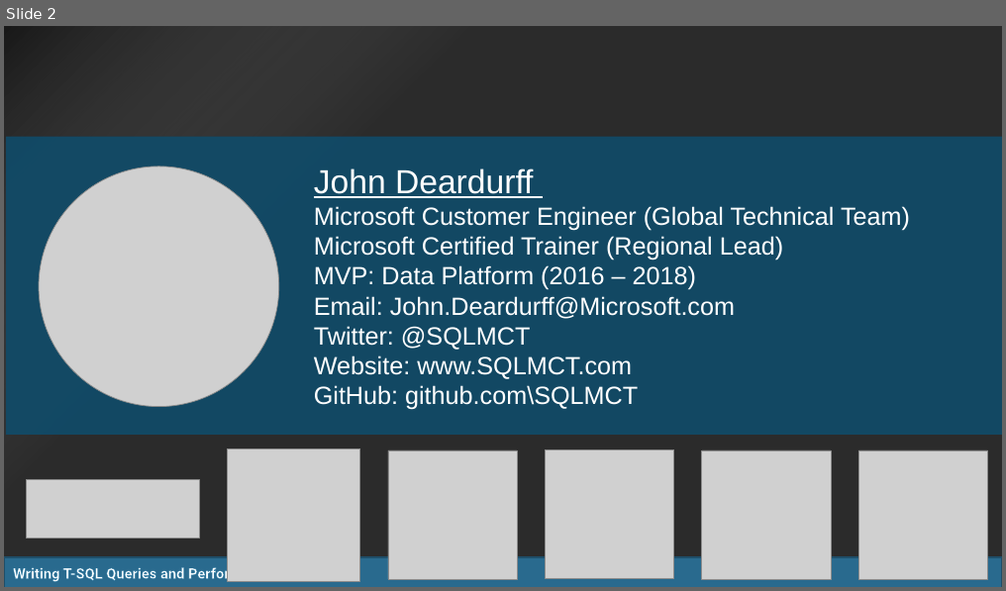
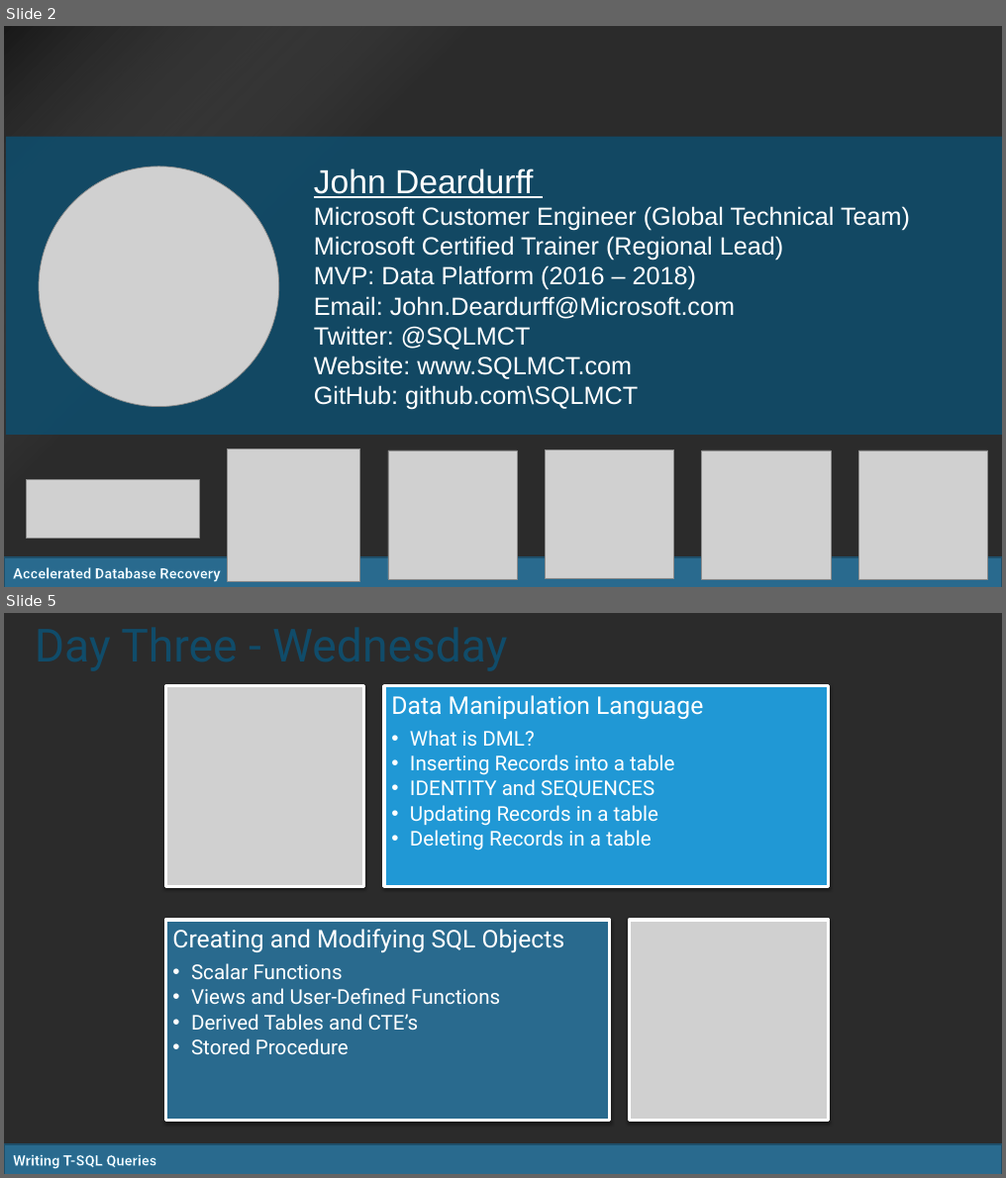
Before and after one commit to SQLMCT/SQL_Query_Writing, a slide deck: 00_IntroSlides.pptx. Shown one above the other, each under a label of ours: slide 2 before the commit, slides 2 and 5 after it; the slides between them are not shown. The pictures are 1006x591 and 1006x1178 pixels, drawn with LibreOffice and Linux fonts; fonts in the diff are those of the drawing; grey boxes stand for pictures; background and template pictures are left out; a plain dark background stands for a picture behind light text. Boxes give left, top, right and bottom in pixels: in the first picture for what was removed or moved away, otherwise in the second. Text is boxed around its words. In the diff, an @@ line names an element or a change of style, - is before the commit and + after.

```diff
--- a/00_IntroSlides.pptx
+++ b/00_IntroSlides.pptx
@@ slide 5 added at [4, 613, 1002, 1174], background picture (left out); not listed: 1 template element that a slide beside it also shows @@
@@ title added at [28, 631, 981, 704], 44.9 pt, text #104C6A @@
+Day Three - Wednesday
@@ group added at [165, 685, 828, 1121]: 2 rectangles, 2 texts, 2 pictures @@
+Data Manipulation Language
+  • What is DML?
+  • Inserting Records into a table
+  • IDENTITY and SEQUENCES
+  • Updating Records in a table
+  • Deleting Records in a table
+Creating and Modifying SQL Objects
+  • Scalar Functions
+  • Views and User-Defined Functions
+  • Derived Tables and CTE’s
+  • Stored Procedure
@@ text added at [13, 1156, 156, 1169], 14.3 pt, text #FFFFFF, bold @@
+Writing T-SQL Queries
@@ slide 2 changed as well @@
@@ text at [13, 568, 220, 582]: text changed @@
-Writing T-SQL Queries and Performance Tuning
+Accelerated Database Recovery
```
Also in this commit, not shown: 1 other slide changed, 4 other slides added, 6 slides removed, 5 other files.
